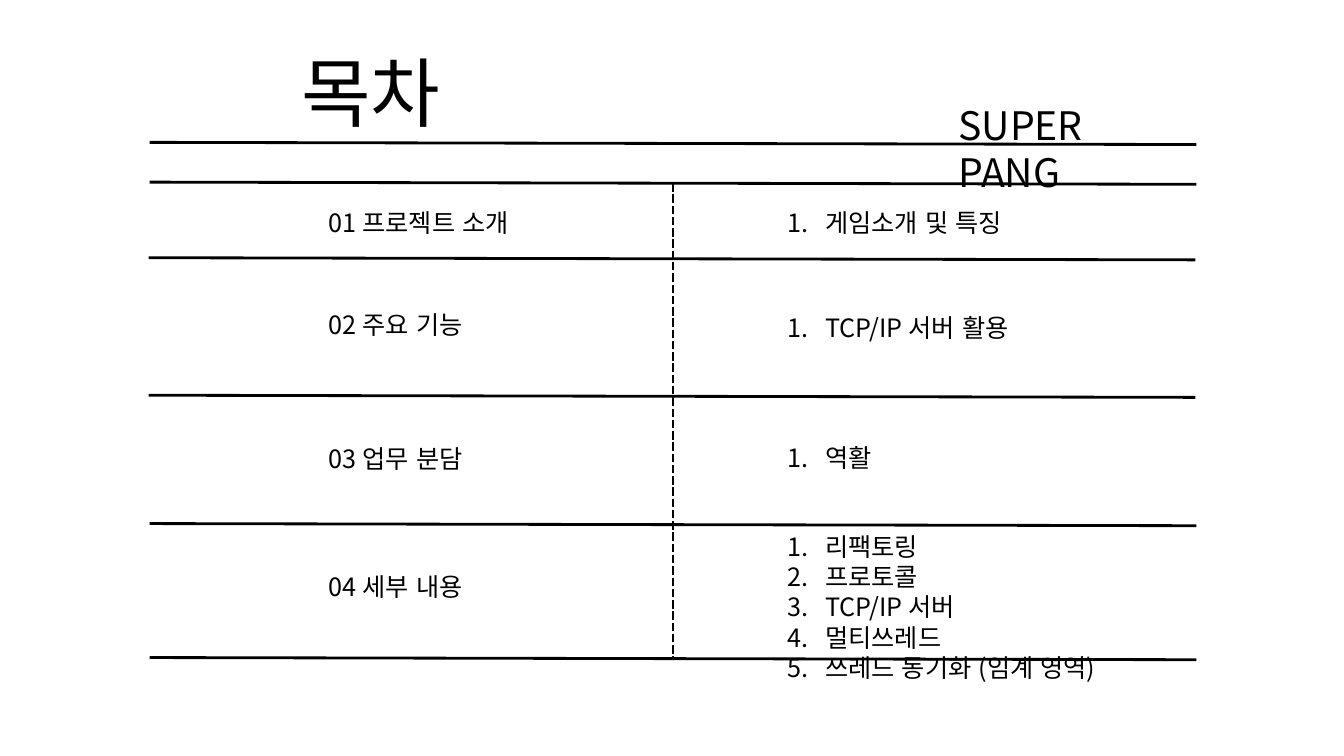
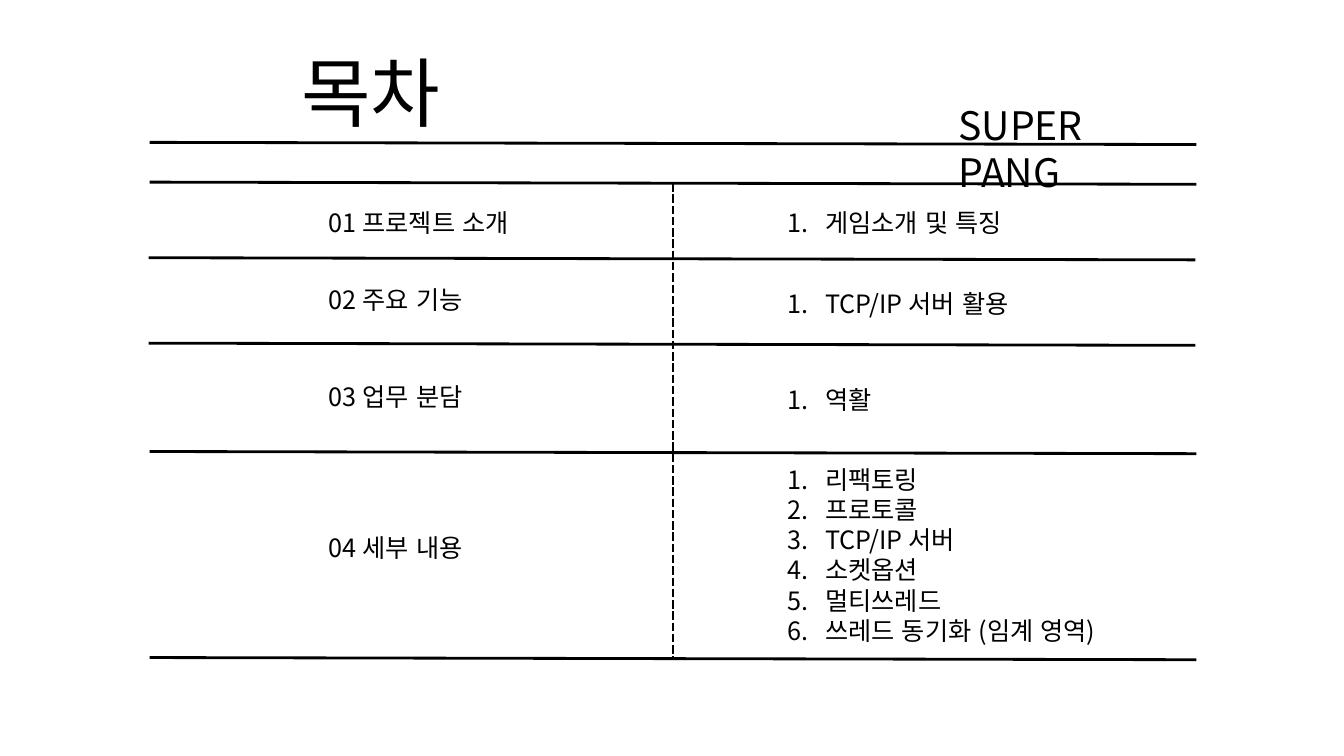
Before and after one commit to KimHaYoon/NetworkGamePrograming, a slide deck: slide 2 of 네트워크 게임 프로그래밍 레포트.pptx. Drawn at 1344x756 pixels with LibreOffice and Linux fonts; fonts in the diff are those of the drawing. Boxes give left, top, right and bottom in pixels: in the first picture for what was removed or moved away, otherwise in the second. Text is boxed around its words. In the diff, an @@ line names an element or a change of style, - is before the commit and + after.

```diff
--- a/네트워크 게임 프로그래밍 레포트.pptx
+++ b/네트워크 게임 프로그래밍 레포트.pptx
@@ text "02 주요 기능": place and size @@
-text "02 주요 기능" at box(329, 313, 462, 336)
+text "02 주요 기능" at box(329, 288, 462, 311)
@@ text "TCP/IP 서버 활용": place and size @@
-text "TCP/IP 서버 활용" at box(825, 316, 1008, 342)
+text "TCP/IP 서버 활용" at box(825, 292, 1008, 318)
@@ line moved from (148, 395) - (1196, 397) to (148, 343) - (1196, 346) @@
@@ text "03 업무 분담": place and size @@
-text "03 업무 분담" at box(329, 447, 462, 470)
+text "03 업무 분담" at box(329, 385, 462, 408)
@@ text "역활": place and size @@
-text "역활" at box(825, 446, 871, 469)
+text "역활" at box(825, 388, 871, 411)
@@ line moved from (149, 523) - (1197, 526) to (149, 452) - (1197, 454) @@
@@ text "리팩토링": place and size @@
-text "리팩토링" at box(825, 535, 1096, 682)
+text "리팩토링" at box(825, 468, 1096, 645)
@@ text "04 세부 내용": place and size @@
-text "04 세부 내용" at box(329, 575, 462, 598)
+text "04 세부 내용" at box(329, 536, 462, 559)
@@ text at box(825, 558, 918, 581): paragraph added @@
+4. 소켓옵션
```
Also in this commit, not shown: 11 other slides changed, 1 slide added.
